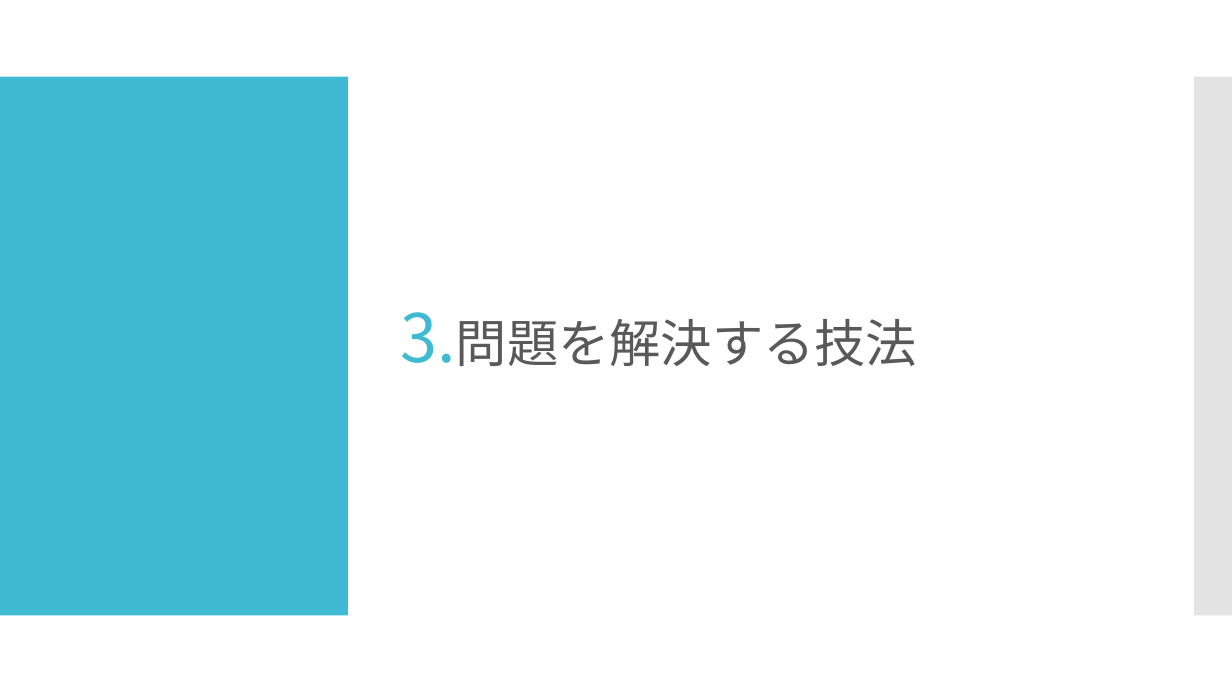
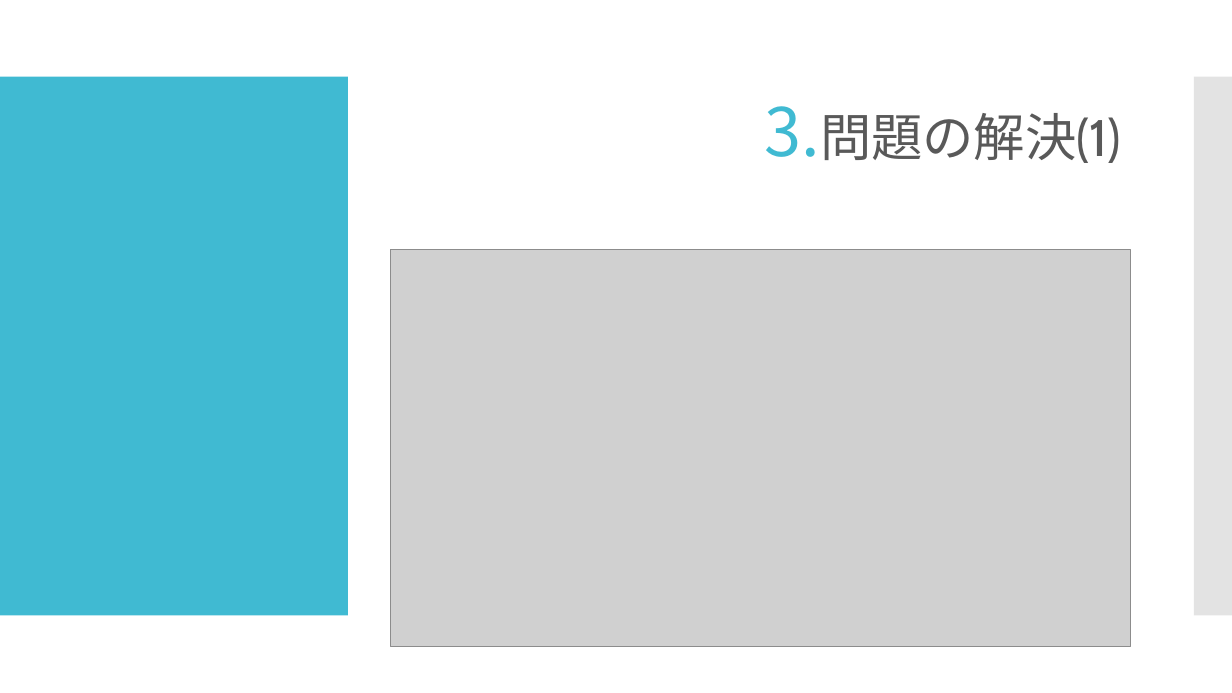
Before and after one commit to simasiman/Olynpic, a slide deck: slide 5 of Documents/発表用資料/2グループ 制作発表.pptx (slide 6 before the commit). Drawn at 1232x693 pixels with LibreOffice and Linux fonts; fonts in the diff are those of the drawing; grey boxes stand for pictures. Boxes give left, top, right and bottom in pixels: in the first picture for what was removed or moved away, otherwise in the second. Text is boxed around its words. In the diff, an @@ line names an element or a change of style, - is before the commit and + after.

```diff
--- a/Documents/発表用資料/2グループ 制作発表.pptx
+++ b/Documents/発表用資料/2グループ 制作発表.pptx
@@ text at (820,113,1121,163): text changed @@
-3. 問題を解決する技法
+3. 問題の解決(1)
@@ picture added at (391,250,1130,647) @@
```
Also in this commit, not shown: 6 other slides changed, 4 slides added, 3 slides removed.
